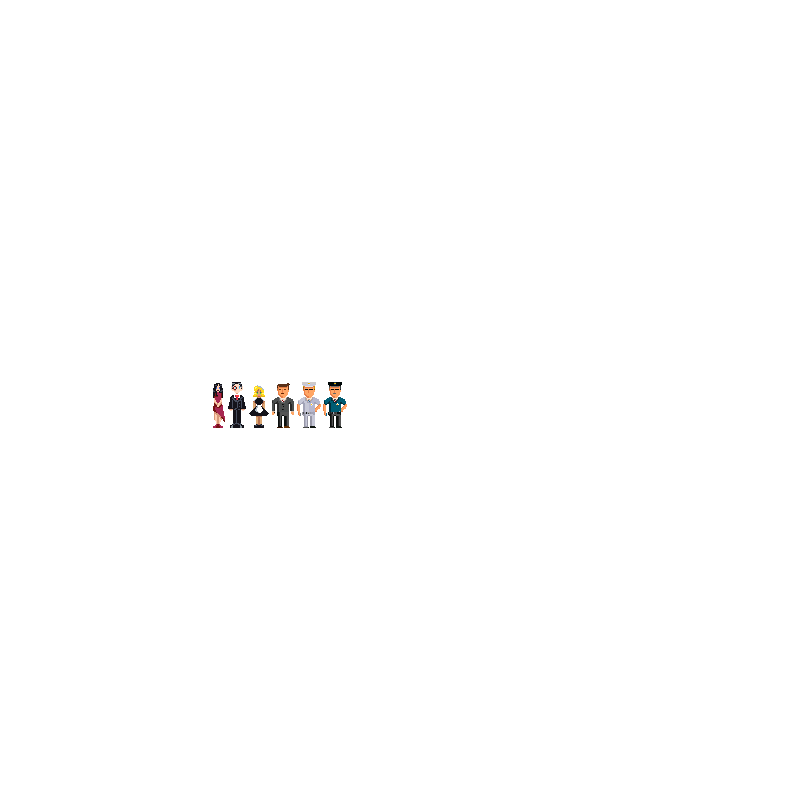
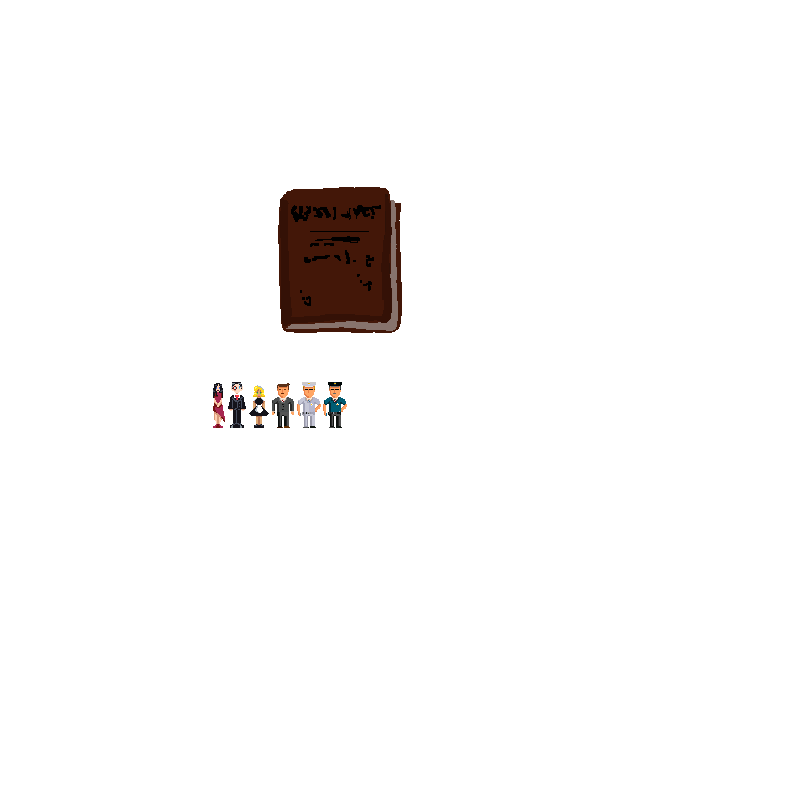
Revision of a layered 800x800 image; what changed, layer by layer:
added layer "Layer 8" above "full bodies" over [278, 187, 402, 333]
hid "Layer 3" over [278, 187, 402, 333]
